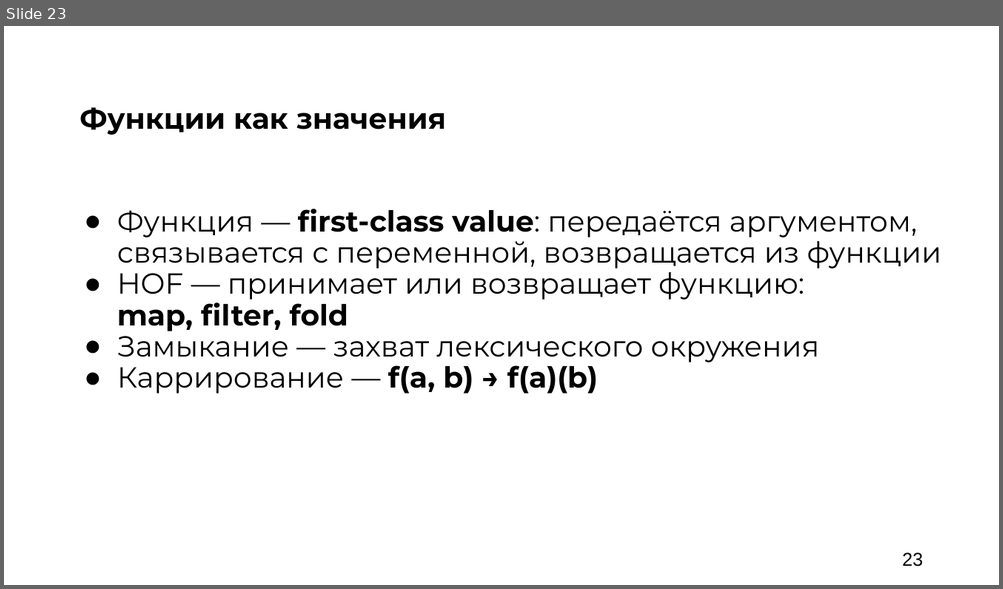
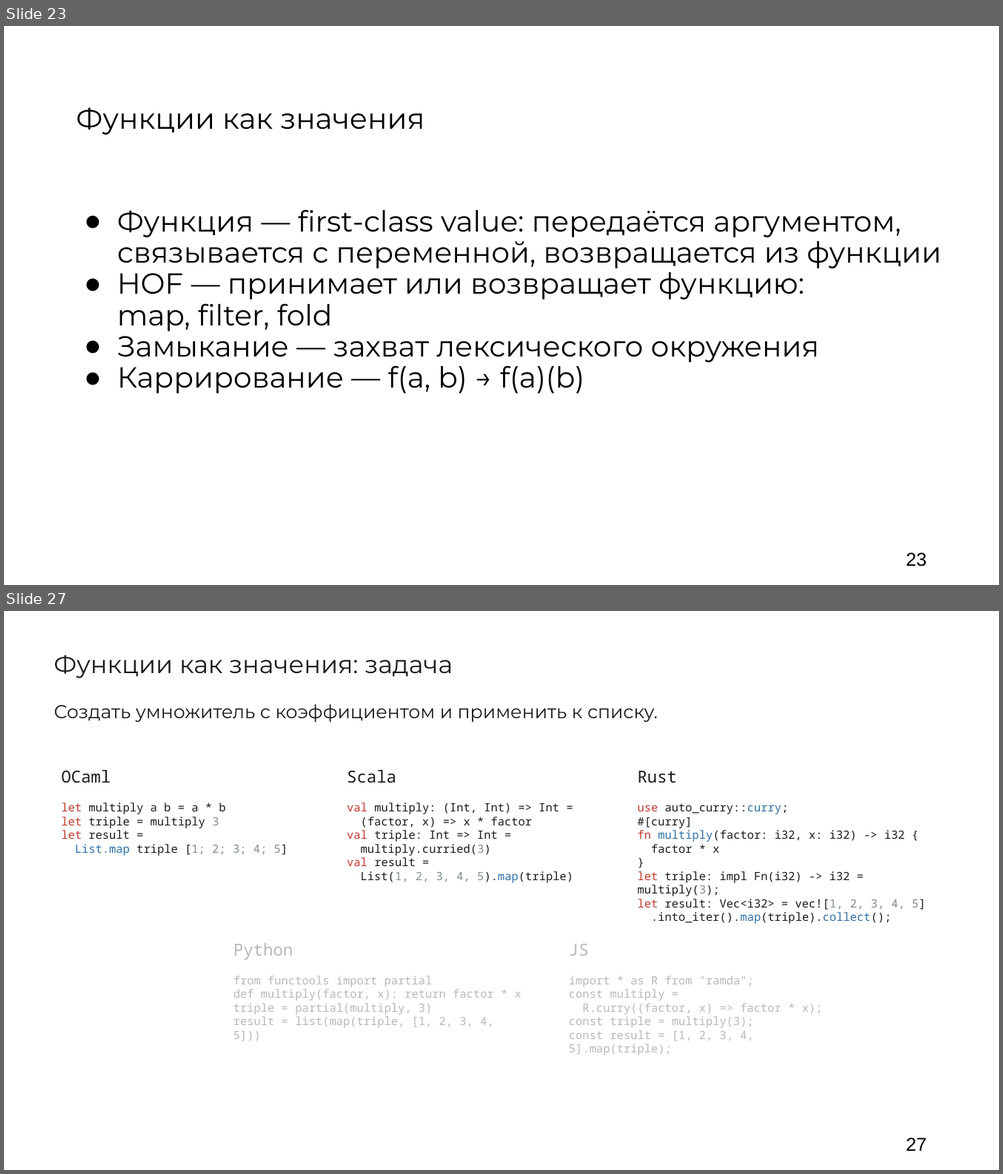
Before and after one commit to argent-smith/presentations, a slide deck: FP_Talk_2026/nastachku/presentation.pptx. Shown one above the other, each under a label of ours: slide 23 before the commit, slides 23 and 27 after it; the slides between them are not shown. The pictures are 1003x589 and 1003x1174 pixels, drawn with LibreOffice and Linux fonts; fonts in the diff are those of the drawing; background and template pictures are left out. Boxes give left, top, right and bottom in pixels: in the first picture for what was removed or moved away, otherwise in the second. Text is boxed around its words. In the diff, an @@ line names an element or a change of style, - is before the commit and + after.

```diff
--- a/FP_Talk_2026/nastachku/presentation.pptx
+++ b/FP_Talk_2026/nastachku/presentation.pptx
@@ slide 27 added at <box>4,611,999,1170</box>, background #FFFFFF @@
@@ text added at <box>54,655,452,678</box>, 24 pt, text #1A1A1A @@
+Функции как значения: задача
@@ text added at <box>54,704,657,722</box>, 18 pt, text #1A1A1A @@
+Создать умножитель с коэффициентом и применить к списку.
@@ text added at <box>61,770,111,783</box>, 16 pt, text #1A1A1A @@
+OCaml
@@ text added at <box>347,770,396,783</box>, 16 pt, text #1A1A1A @@
+Scala
@@ text added at <box>637,771,677,783</box>, 16 pt, text #1A1A1A @@
+Rust
@@ text added at <box>61,803,288,856</box>, 11 pt, text #1A1A1A @@
+let multiply a b = a * b
+let triple = multiply 3
+let result =
+List.map triple [1; 2; 3; 4; 5]
@@ text added at <box>347,803,573,883</box>, 11 pt, text #1A1A1A @@
+val multiply: (Int, Int) => Int =
+(factor, x) => x * factor
+val triple: Int => Int =
+multiply.curried(3)
+val result =
+List(1, 2, 3, 4, 5).map(triple)
@@ text added at <box>637,803,925,924</box>, 11 pt, text #1A1A1A @@
+use auto_curry::curry;
+#[curry]
+fn multiply(factor: i32, x: i32) -> i32 {
+factor * x
+}
+let triple: impl Fn(i32) -> i32 = multiply(3);
+let result: Vec<i32> = vec![1, 2, 3, 4, 5]
+.into_iter().map(triple).collect();
@@ text added at <box>233,943,293,960</box>, 16 pt, text #B8B8B8 @@
+Python
@@ text added at <box>569,944,589,956</box>, 16 pt, text #B8B8B8 @@
+JS
@@ text added at <box>233,976,521,1041</box>, 11 pt, text #B8B8B8 @@
+from functools import partial
+def multiply(factor, x): return factor * x
+triple = partial(multiply, 3)
+result = list(map(triple, [1, 2, 3, 4, 5]))
@@ text added at <box>569,976,822,1056</box>, 11 pt, text #B8B8B8 @@
+import * as R from "ramda";
+const multiply =
+R.curry((factor, x) => factor * x);
+const triple = multiply(3);
+const result = [1, 2, 3, 4, 5].map(triple);
@@ page number added at <box>905,1138,926,1151</box>, 18 pt, text #000000 @@
+27
@@ slide 23 changed as well @@
@@ text "Функции как значения" at <box>76,107,424,135</box>: bold off @@
@@ text at <box>117,210,941,394</box>: bold off in "first-class value:", "map, filter, fold", "f(a, b) → f(a)(b)" @@
@@ page number: place and size @@
-page number at <box>902,553,922,567</box>
+page number at <box>905,553,926,567</box>
```
Also in this commit, not shown: 16 other slides changed, 41 other slides added, 34 slides removed, 13 other files.
